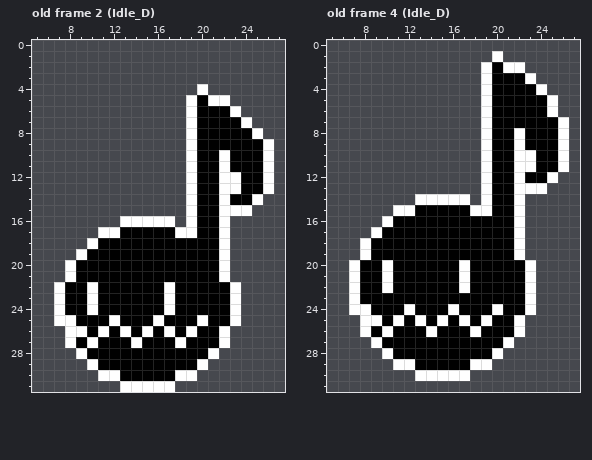
Pixel-art file, stored at Assets/Sprites/Aseprite/Chompy Boy.aseprite. This is how it looked before the edit.
32x32 pixels, 4 frames. Shown: old frame 2 (Idle_D): x 5..27, y 0..31; old frame 4 (Idle_D): x 5..27, y 0..31. The commit also changed other frames, which this record leaves out.
The result:
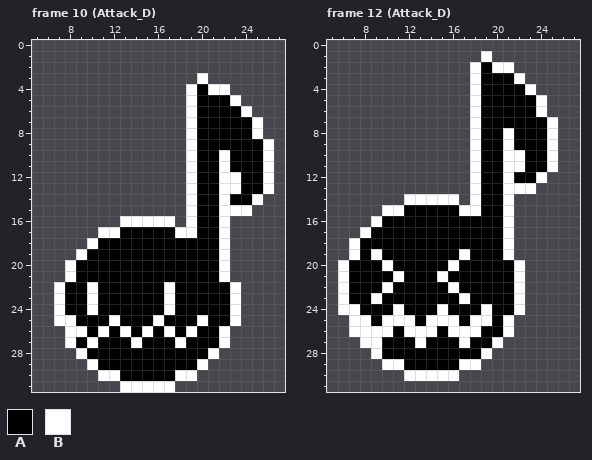
Palette (. is transparent): A #000000  B #ffffff
A new or re-ordered frame is compared with the old frame closest to it.
Author's note on the commit: Added back sprite and attack animation for the chompy lad
Changes in this commit:
frames 4 -> 26
Frame 10 (Attack_D) is new; against old frame 2 (Idle_D), layer "Layer 1":
y 3: x 20 . -> B
y 4: x 19..22 .B.. -> BABB
y 5: x 21..23 BB. -> AAB
y 6: x 23..24 B. -> AB
y 7: x 24..25 B. -> AB
Frame 12 (Attack_D) is new; against old frame 4 (Idle_D), layer "Layer 1":
y 1: x 19..20 .B -> B.
y 2: x 18..20 .BA -> BAB; x 22 B -> .
y 3: x 18..19 .B -> BA; x 22..23 AB -> B.
y 4: x 18..19 .B -> BA; x 23..24 AB -> B.
y 5..6: x 18..19 .B -> BA; x 24..25 AB -> B.
y 7: x 18..19 .B -> BA; x 25..26 AB -> B.
y 8..9: x 18..19 .B -> BA; x 21..22 AB -> BA; x 25..26 AB -> B.
y 10..11: x 18..19 .B -> BA; x 21 A -> B; x 23 B -> A; x 25..26 AB -> B.
y 12: x 18..19 .B -> BA; x 21..22 AB -> BA; x 24..25 AB -> B.
y 13: x 18..19 .B -> BA; x 21 A -> B; x 24 B -> .
y 14: x 12 . -> B; x 17..19 B.B -> .BA; x 21..22 AB -> B.
y 15: x 10 . -> B; x 12 B -> A; x 17 A -> B; x 19 B -> A; x 21..22 AB -> B.
y 16: x 9..10 .B -> BA; x 21..22 AB -> B.
y 17: x 8..9 .B -> BA; x 21..22 AB -> B.
y 18: x 7..8 .B -> BA; x 21..22 AB -> B.
y 19: x 7..9 .BA -> BAB; x 17 A -> B; x 21..22 AB -> B.
y 20: x 6..7 .B -> BA; x 16..17 AB -> BA; x 22..23 AB -> B.
y 21: x 6..7 .B -> BA; x 10..11 BA -> AB; x 15 A -> B; x 17 B -> A; x 22..23 AB -> B.
y 22: x 6..7 .B -> BA; x 16..17 AB -> BA; x 22..23 AB -> B.
y 23: x 6..7 .B -> BA; x 9 A -> B; x 17 A -> B; x 22..23 AB -> B.
y 24: x 6 . -> B; x 8 B -> A; x 11..12 AB -> BA; x 15..16 AB -> BA; x 19..20 AB -> BA; x 22..23 AB -> B.
y 25: x 7 . -> B; x 9..10 BA -> AB; x 12..14 ABA -> BAB; x 16..18 ABA -> BAB; x 21..22 AB -> B.
y 26: x 7 . -> B; x 9 A -> B; x 12..13 AA -> BB; x 16..17 AA -> BB; x 21..22 AB -> B.
y 27: x 8 . -> B; x 13 A -> B; x 17 A -> B; x 20..21 AB -> B.
y 28: x 9..10 .B -> BA; x 19..20 AB -> B.
y 29: x 10 . -> B; x 12 B -> A; x 17 A -> B; x 19 B -> .
y 30: x 12 . -> B; x 17 B -> .
Where, in picture pixels (left, top, right, bottom), the same in both pictures:
changed: (186, 73, 263, 128)
changed: (338, 51, 569, 381)
